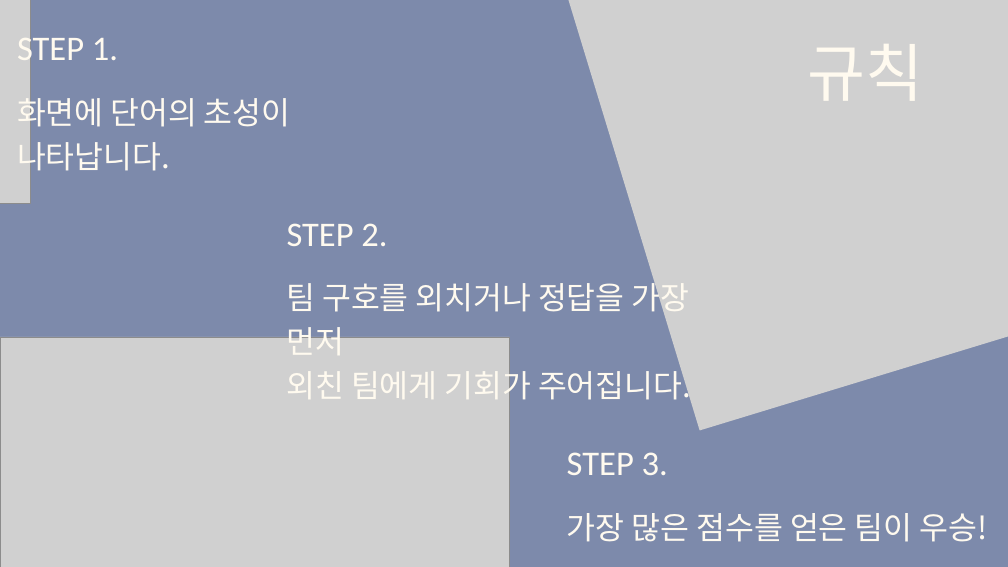
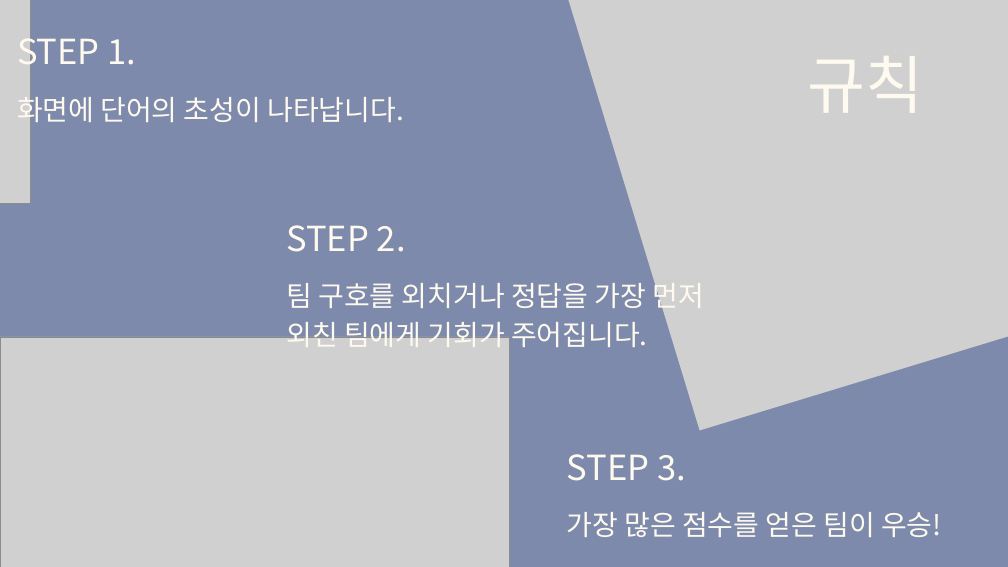
Before and after one commit to tkdgns25300/sunday_play, a slide deck: slide 2 of public/downloads/games/chosung-quiz/rules.pptx. Drawn at 1008x567 pixels with LibreOffice and Linux fonts; fonts in the diff are those of the drawing; grey boxes stand for pictures. Boxes give left, top, right and bottom in pixels: in the first picture for what was removed or moved away, otherwise in the second. Text is boxed around its words. In the diff, an @@ line names an element or a change of style, - is before the commit and + after.

```diff
--- a/public/downloads/games/chosung-quiz/rules.pptx
+++ b/public/downloads/games/chosung-quiz/rules.pptx
@@ font Calibri to Noto Sans CJK KR in 4 elements at (567, 454, 686, 481), (17, 30, 136, 74), (287, 225, 406, 252), (808, 56, 924, 113) @@
@@ text "규칙": place and size @@
-text "규칙" at (808, 44, 924, 101)
+text "규칙" at (808, 56, 924, 113)
@@ text "화면에 단어의 초성이 나타납니다." at (17, 92, 404, 128): size 44.8 to 40 pt; line spacing 62.7pt to 56pt @@
@@ text "팀 구호를 외치거나 정답을 가장 ..." at (287, 278, 703, 347): size 44.8 to 40 pt; line spacing 62.8pt to 56pt @@
@@ text "가장 많은 점수를 얻은 팀이 ..." at (567, 512, 942, 537): size 44.9 to 40 pt; line spacing 62.8pt to 56pt @@
```
Also in this commit, not shown: 84 other slides changed, 3 other files.
